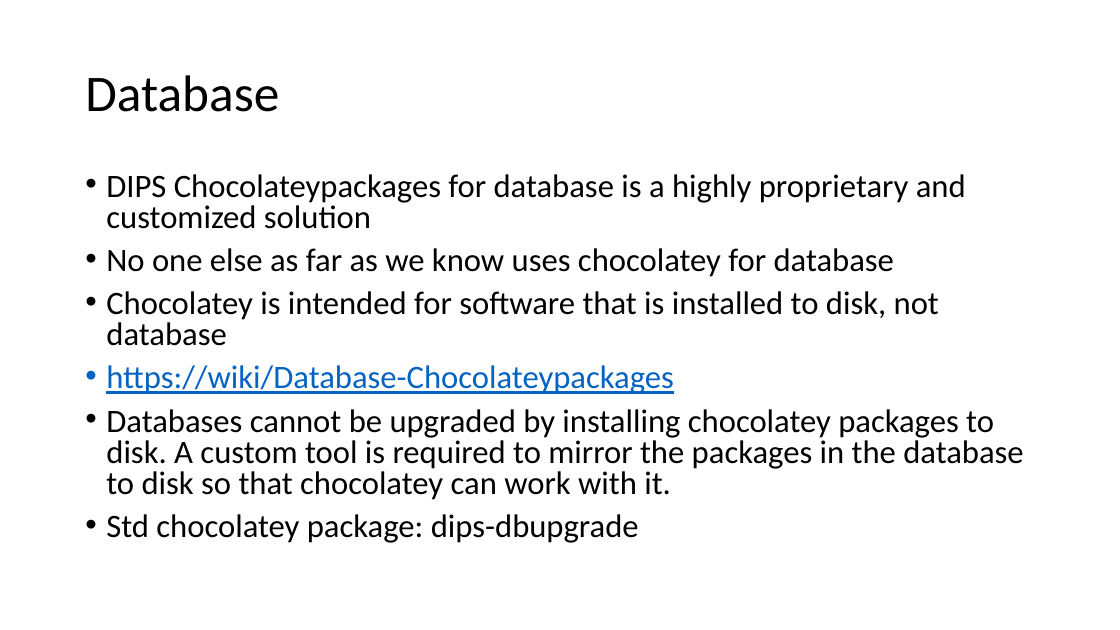
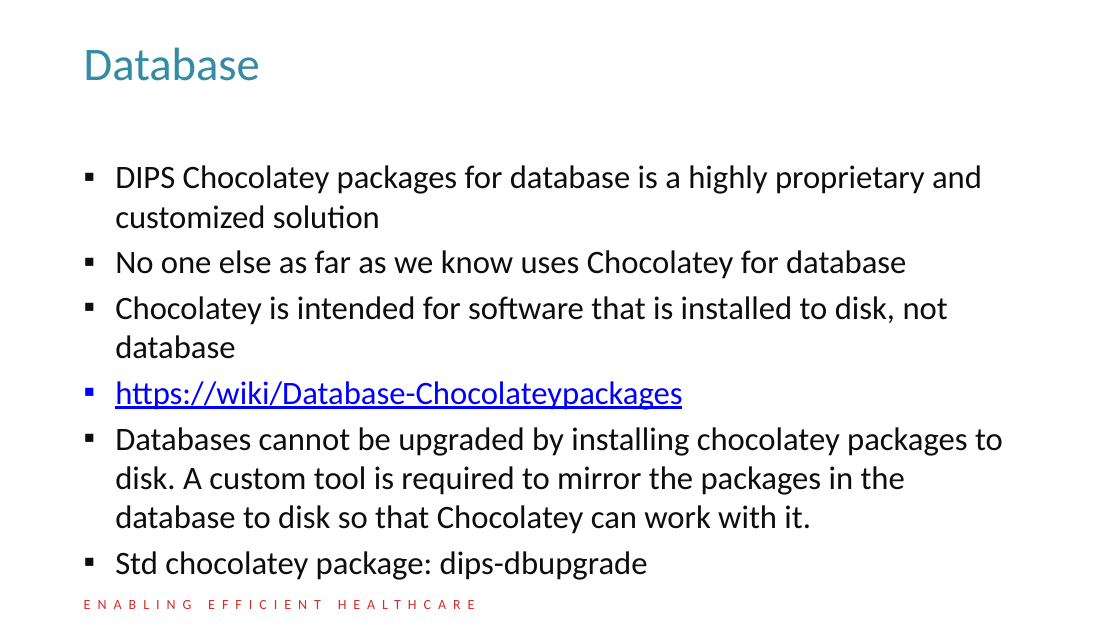
Before and after one commit to DIPSAS/InstallationTech, a slide deck: slide 60 of presentation/InstallationCourse.pptx (slide 56 before the commit). Drawn at 1120x630 pixels with LibreOffice and Linux fonts; fonts in the diff are those of the drawing; background and template pictures are left out. Boxes give left, top, right and bottom in pixels: in the first picture for what was removed or moved away, otherwise in the second. Text is boxed around its words. In the diff, an @@ line names an element or a change of style, - is before the commit and + after.

Commit message:
Added DIPS theme. Corrected some typos. Added slides for DIPS Delivery Process.

```diff
--- a/presentation/InstallationCourse.pptx
+++ b/presentation/InstallationCourse.pptx
@@ title "Database": place and size @@
-title "Database" at bbox=[85, 75, 279, 112]
+title "Database" at bbox=[84, 47, 260, 81]
@@ title "Database" at bbox=[84, 47, 260, 81]: size 44 to 40 pt, text colour #000000 to #338BA4; line spacing 0.9 to 34pt @@
@@ text "DIPS Chocolatey packages for database ...": place and size @@
-text "DIPS Chocolatey packages for database ..." at bbox=[106, 174, 1023, 543]
+text "DIPS Chocolatey packages for database ..." at bbox=[115, 165, 1003, 580]
@@ text at bbox=[115, 165, 982, 279]: text changed; text colour #000000 to #0D0D0D @@
-• DIPS Chocolateypackages for database is a highly proprietary and customized solution
-• No one else as far as we know uses chocolatey for database
+▪ DIPS Chocolatey packages for database is a highly proprietary and customized solution
+▪ No one else as far as we know uses Chocolatey for database
@@ text at bbox=[115, 296, 948, 580]: text colour #000000 to #0D0D0D in "Chocolatey is intended for software that is ...", "Std chocolatey package: dips-dbupgrade"; text colour #0563C1 to #0000FF in "https://wiki/Database-Chocolateypackages"; bullet • to ▪; line spacing 0.8 to 1; less space between paragraphs @@
@@ text at bbox=[115, 427, 1003, 534]: text changed; text colour #000000 to #0D0D0D @@
-• Databases cannot be upgraded by installing chocolatey packages to disk. A custom tool is required to mirror the packages in the database to disk so that chocolatey can work with it.
+▪ Databases cannot be upgraded by installing chocolatey packages to disk. A custom tool is required to mirror the packages in the database to disk so that Chocolatey can work with it.
@@ text added at bbox=[84, 596, 485, 613], 12 pt, text #D32D28, small capitals @@
+ENABLING EFFICIENT HEALTHCARE
```
Also in this commit, not shown: 67 other slides changed, 4 slides added.
